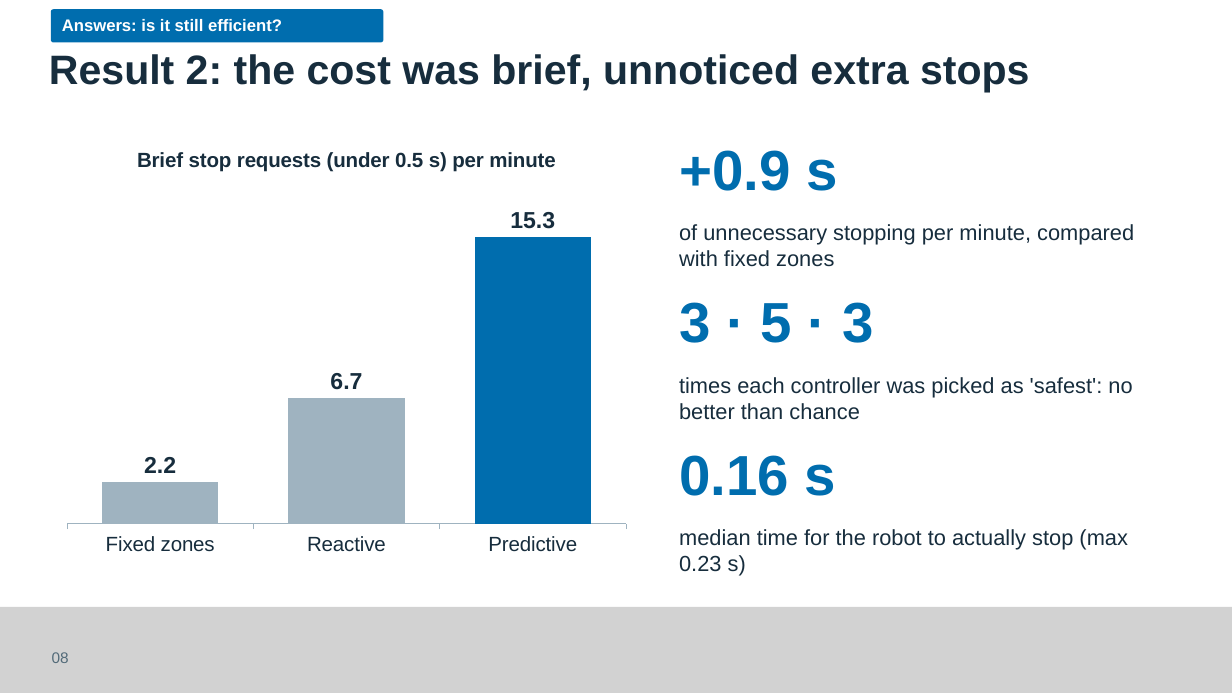
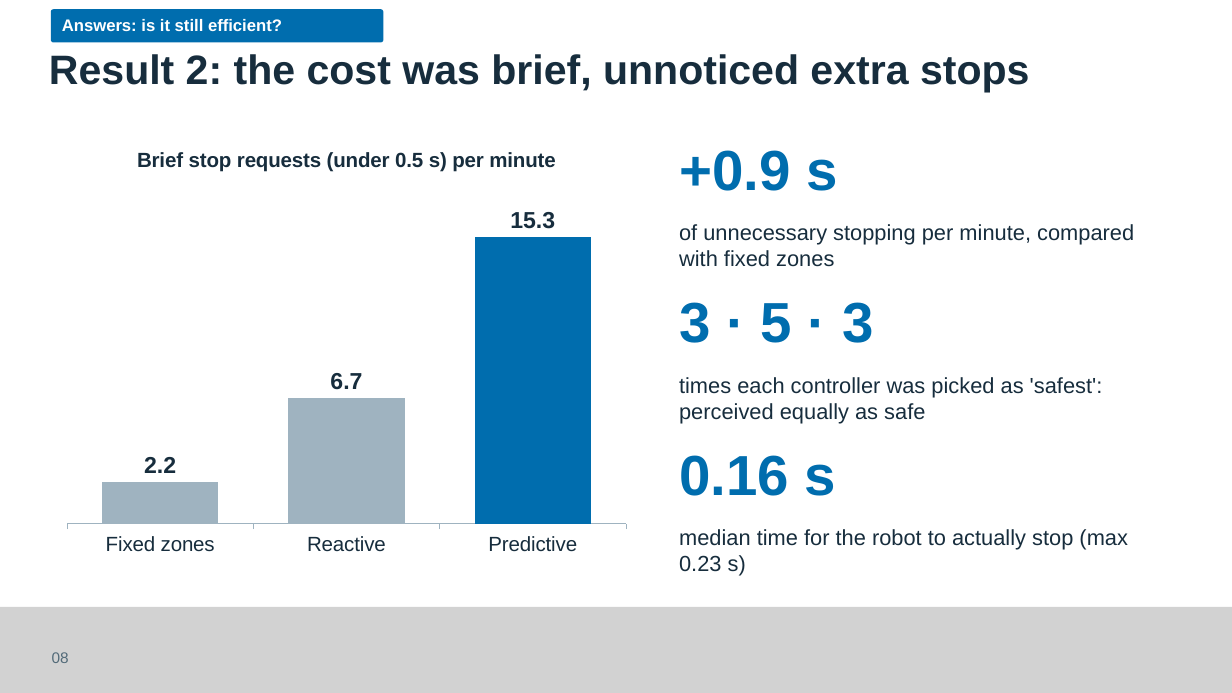
Before and after one commit to Kingwu12/adaptive-hrc-safety-system, a slide deck: slide 8 of presentation/FYP-assessment-presentation-v4.3.pptx. Drawn at 1232x693 pixels with LibreOffice and Linux fonts; fonts in the diff are those of the drawing. Boxes give left, top, right and bottom in pixels: in the first picture for what was removed or moved away, otherwise in the second. Text is boxed around its words. In the diff, an @@ line names an element or a change of style, - is before the commit and + after.

```diff
--- a/presentation/FYP-assessment-presentation-v4.3.pptx
+++ b/presentation/FYP-assessment-presentation-v4.3.pptx
@@ text at box(679, 377, 1103, 424): text changed @@
-times each controller was picked as 'safest': no better than chance
+times each controller was picked as 'safest': perceived equally as safe
```
Also in this commit, not shown: 1 other slide changed, 1 other file.
